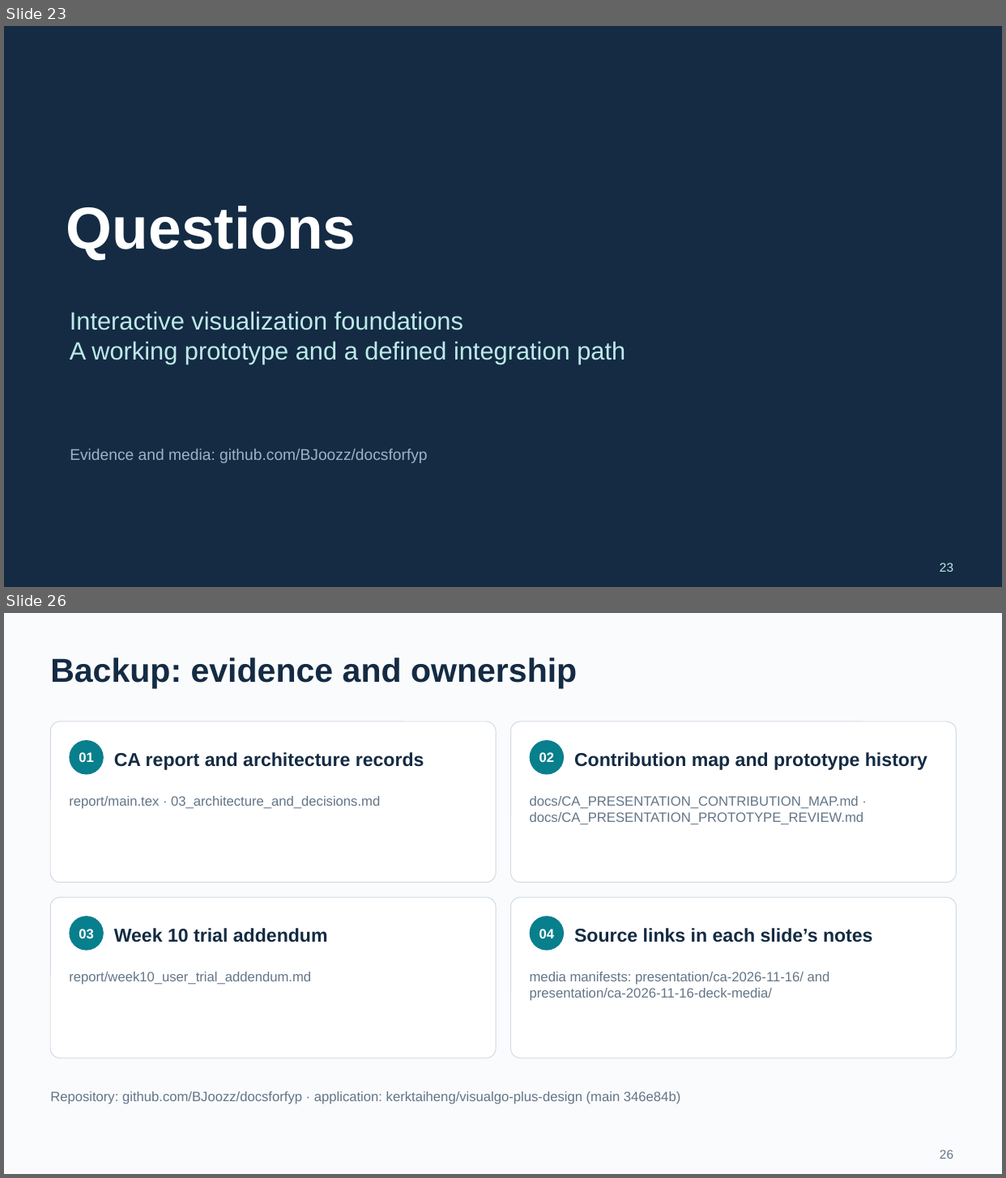
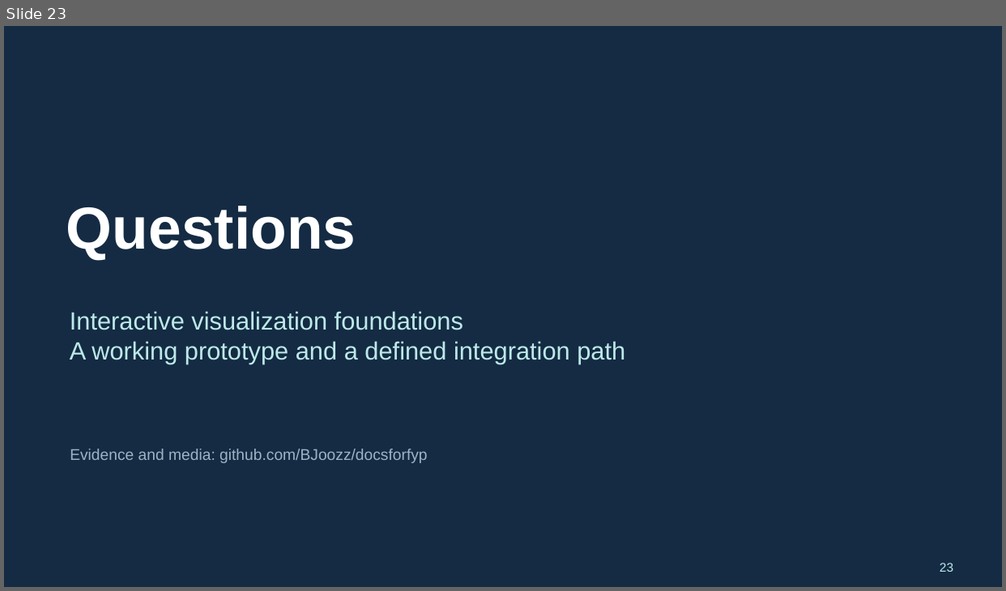
Before and after one commit to BJoozz/docsforfyp, a slide deck: presentation/VisuAlgo_CA_Presentation.pptx. Shown one above the other, each under a label of ours: slides 23 and 26 before the commit, slide 23 after it; the slides between them are not shown. The pictures are 1006x1178 and 1006x591 pixels, drawn with LibreOffice and Linux fonts; fonts in the diff are those of the drawing. Boxes give left, top, right and bottom in pixels: in the first picture for what was removed or moved away, otherwise in the second. Text is boxed around its words. In the diff, an @@ line names an element or a change of style, - is before the commit and + after.

```diff
--- a/presentation/VisuAlgo_CA_Presentation.pptx
+++ b/presentation/VisuAlgo_CA_Presentation.pptx
@@ slide 26 removed at [4,613,1002,1174], background #FAFBFD @@
@@ text removed at [50,658,577,689] @@
-Backup: evidence and ownership
@@ rounded rectangle removed at [50,722,496,883] @@
@@ rounded rectangle removed at [511,722,957,883] @@
@@ ellipse removed at [69,740,104,775] @@
-01
@@ text removed at [114,752,424,770] @@
-CA report and architecture records
@@ ellipse removed at [530,740,564,775] @@
-02
@@ text removed at [574,752,927,770] @@
-Contribution map and prototype history
@@ text removed at [69,796,380,809] @@
-report/main.tex · 03_architecture_and_decisions.md
@@ text removed at [530,796,864,825] @@
-docs/CA_PRESENTATION_CONTRIBUTION_MAP.md · docs/CA_PRESENTATION_PROTOTYPE_REVIEW.md
@@ rounded rectangle removed at [50,897,496,1059] @@
@@ rounded rectangle removed at [511,897,957,1059] @@
@@ ellipse removed at [69,916,104,951] @@
-03
@@ text removed at [114,928,328,943] @@
-Week 10 trial addendum
@@ ellipse removed at [530,916,564,951] @@
-04
@@ text removed at [574,928,873,943] @@
-Source links in each slide’s notes
@@ text removed at [69,972,311,985] @@
-report/week10_user_trial_addendum.md
@@ text removed at [530,972,830,1001] @@
-media manifests: presentation/ca-2026-11-16/ and presentation/ca-2026-11-16-deck-media/
@@ text removed at [50,1092,680,1105] @@
-Repository: github.com/BJoozz/docsforfyp · application: kerktaiheng/visualgo-plus-design (main 346e84b)
@@ text removed at [940,1150,953,1159] @@
-26
```
Also in this commit, not shown: 14 slides changed, 1 slide added, 4 other slides removed, 16 other files.
